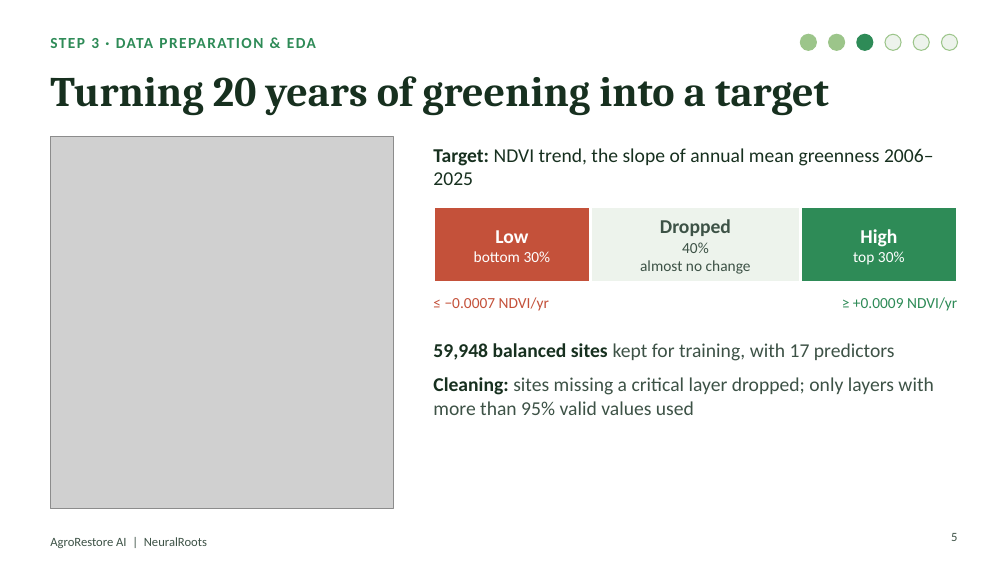
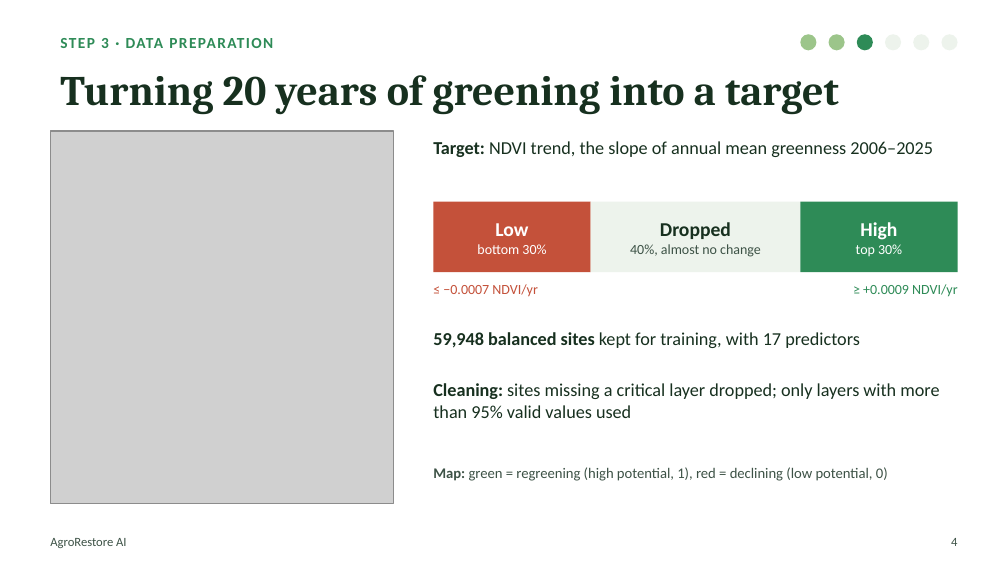
Before and after one commit to TypsonRS/ds-capstoneKSD, a slide deck: slide 4 of PROJECT_DATA_SCIENCE/presentation/AgroRestoreAI_DemoDay.pptx (slide 5 before the commit). Drawn at 1008x567 pixels with LibreOffice and Linux fonts; fonts in the diff are those of the drawing; grey boxes stand for pictures. Boxes give left, top, right and bottom in pixels: in the first picture for what was removed or moved away, otherwise in the second. Text is boxed around its words. In the diff, an @@ line names an element or a change of style, - is before the commit and + after.

```diff
--- a/PROJECT_DATA_SCIENCE/presentation/AgroRestoreAI_DemoDay.pptx
+++ b/PROJECT_DATA_SCIENCE/presentation/AgroRestoreAI_DemoDay.pptx
@@ text "STEP 3 · DATA PREPARATION" at (60,38,273,48): vertical alignment middle to top @@
@@ title "Turning 20 years of greening ..." at (60,75,839,115): vertical alignment middle to top @@
@@ text at (60,38,273,48): text changed @@
-STEP 3 · DATA PREPARATION & EDA
+STEP 3 · DATA PREPARATION
@@ outline #9CC58A 0.75 pt to none in 3 elements at (885,34,901,50), (913,34,929,50), (941,34,958,50) @@
@@ picture: place and size @@
-picture at (50,136,393,509)
+picture at (50,131,393,504)
@@ text "Target: NDVI trend, the slope ..." at (433,141,933,157): size 14 to 13 pt; vertical alignment middle to top @@
@@ text "Low": place and size @@
-text "Low" at (433,207,591,282)
+text "Low" at (477,223,546,254)
@@ text "Low" at (477,223,546,254): fill #C4513A to none; outline #FFFFFF 2 pt to none @@
@@ rectangle added at (433,202,591,272), fill #C4513A @@
@@ text "Dropped": place and size @@
-text "Dropped" at (591,207,800,282)
+text "Dropped" at (630,222,761,257)
@@ text "Dropped" at (630,222,761,257): fill #EDF3EC to none; outline #FFFFFF 2 pt to none @@
@@ rectangle added at (591,202,800,272), fill #EDF3EC @@
@@ text "High": place and size @@
-text "High" at (800,207,958,282)
+text "High" at (856,222,902,256)
@@ text "High" at (856,222,902,256): fill #2E8B57 to none; outline #FFFFFF 2 pt to none @@
@@ rectangle added at (800,202,958,272), fill #2E8B57 @@
@@ text at (660,222,731,239): text colour #3D5246 to #17301F in "Dropped" @@
@@ text at (477,244,546,254): size 11 to 10 pt in "bottom 30%" @@
@@ text at (630,244,761,257): text changed; size 11 to 10 pt @@
-40%
-almost no change
+40%, almost no change
@@ text at (856,244,902,256): size 11 to 10 pt in "top 30%" @@
@@ text "≤ −0.0007 NDVI/yr": place and size @@
-text "≤ −0.0007 NDVI/yr" at (445,297,549,311)
+text "≤ −0.0007 NDVI/yr" at (443,284,537,297)
@@ text "≤ −0.0007 NDVI/yr" at (443,284,537,297): size 11 to 10 pt; vertical alignment middle to top @@
@@ text "≥ +0.0009 NDVI/yr" at (863,284,957,297): size 11 to 10 pt; vertical alignment middle to top @@
@@ text "≥ +0.0009 NDVI/yr": place and size @@
-text "≥ +0.0009 NDVI/yr" at (853,297,957,311)
+text "≥ +0.0009 NDVI/yr" at (863,284,957,297)
@@ text at (433,343,895,361): paragraph removed @@
-59,948 balanced sites kept for training, with 17 predictors
@@ text added at (433,332,860,348), 13 pt, text #17301F @@
+59,948 balanced sites kept for training, with 17 predictors
@@ text "Cleaning: sites missing a critical ...": place and size @@
-text "Cleaning: sites missing a critical ..." at (433,343,933,415)
+text "Cleaning: sites missing a critical ..." at (433,383,939,418)
@@ text "Cleaning: sites missing a critical ..." at (433,383,939,418): size 14 to 13 pt; text colour #3D5246 to #17301F in "sites missing a critical layer dropped; only ..."; less space between paragraphs @@
@@ text added at (433,467,888,481), 10.5 pt, text #3D5246 @@
+Map: green = regreening (high potential, 1), red = declining (low potential, 0)
@@ text removed at (50,537,207,548) @@
-AgroRestore AI | NeuralRoots
@@ text "4" at (951,538,957,546): vertical alignment top to middle @@
@@ text at (951,538,957,546): text changed @@
-5
+4
```
Also in this commit, not shown: 10 other slides changed, 8 slides removed.
